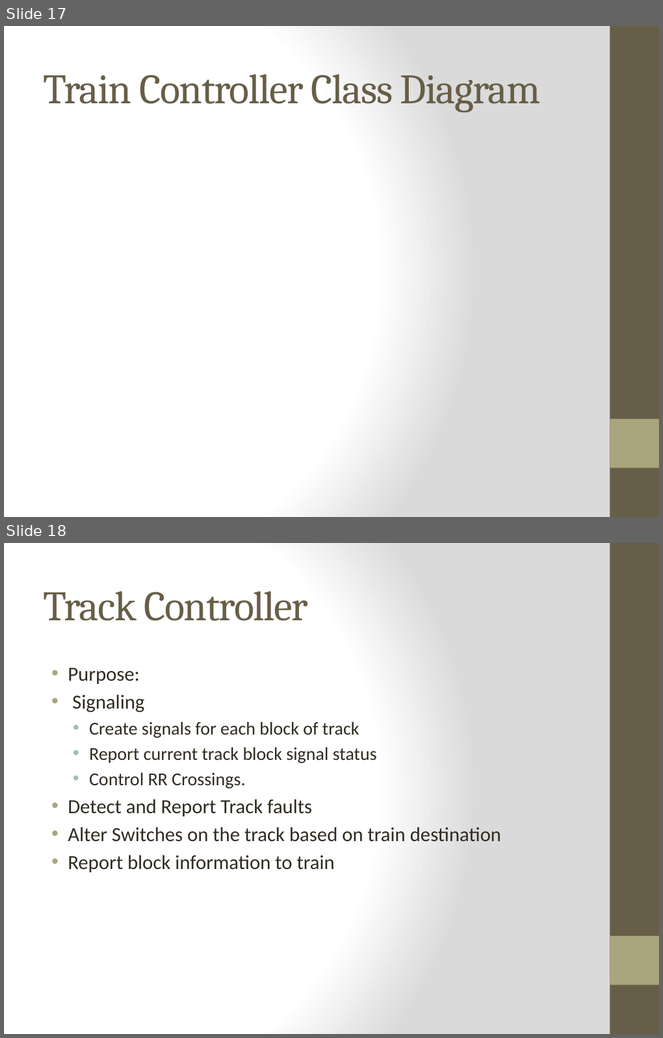
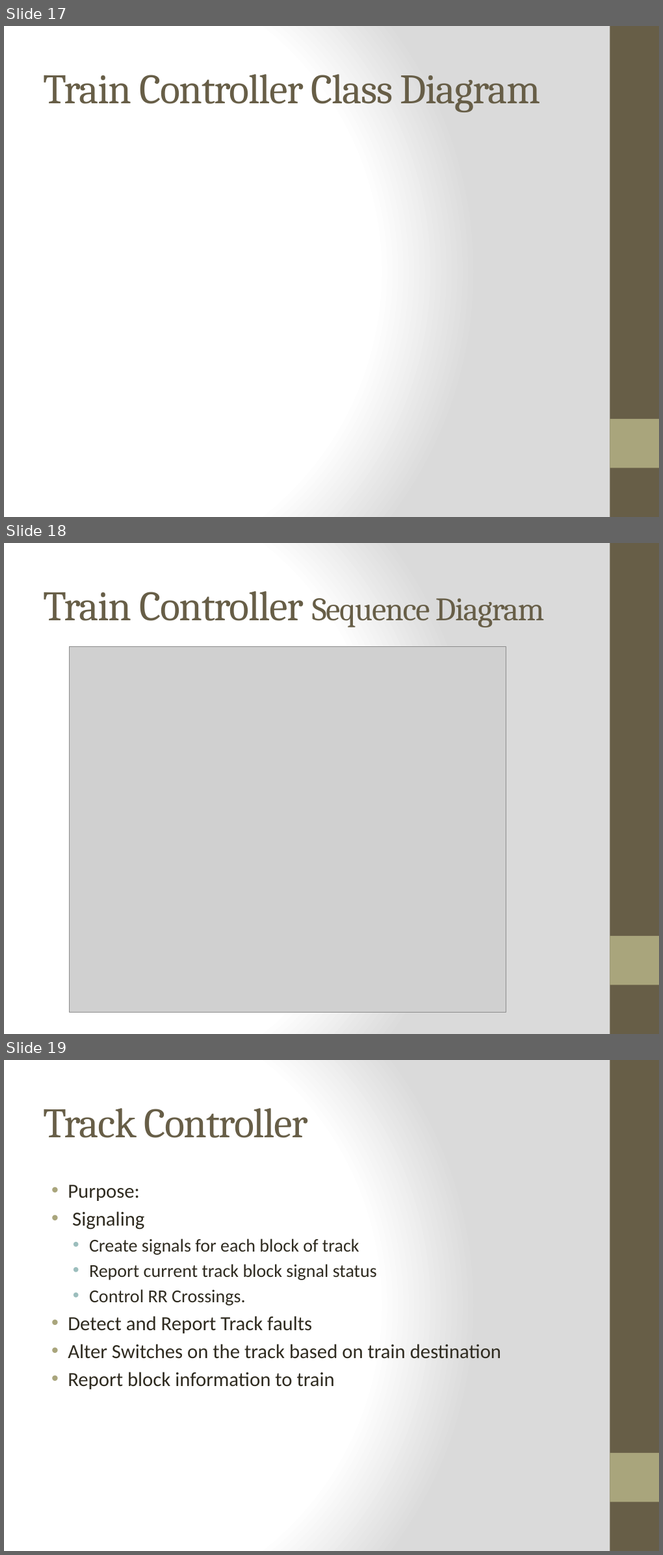
Before and after one commit to meylingtaing/COE1186, a slide deck: Design Review/DesignReview.pptx. Shown one above the other, each under a label of ours: slides 17 and 18 before the commit, slides 17, 18 and 19 after it. The pictures are 663x1038 and 663x1555 pixels, drawn with LibreOffice and Linux fonts; fonts in the diff are those of the drawing; grey boxes stand for pictures; background and template pictures are left out. Boxes give left, top, right and bottom in pixels: in the first picture for what was removed or moved away, otherwise in the second. Text is boxed around its words. In the diff, an @@ line names an element or a change of style, - is before the commit and + after.

Commit message:
Updated Design Review

```diff
--- a/Design Review/DesignReview.pptx
+++ b/Design Review/DesignReview.pptx
@@ slide 18 added at <box>4,543,659,1034</box>, background gradient #FFFFFF to #DADADA; not listed: 2 template elements that a slide beside it also shows @@
@@ title added at <box>43,591,545,627</box>, 46 pt, text #675E47 @@
+Train Controller Sequence Diagram
@@ picture added at <box>70,646,506,1012</box> @@
@@ what was slide 18 is now slide 19 @@
```
